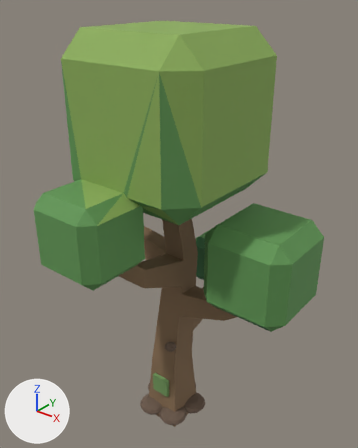
An edit to the glTF model assets/props/nature/tree_detailed.glb, drawn before and after from the same camera.
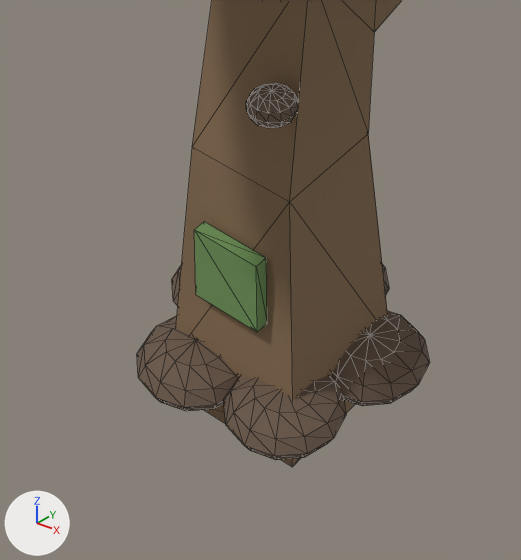
Each version appears first whole from a camera (50 mm lens) standing at (0.87, -1.05, 1.382) and looking at (-0.007, 0.046, 0.702), and next in a close-up on the part from 31% to 63% of the width and 72% to 100% of the height. Every picture has the same lights, and +X, +Y and +Z are marked at lower left. The older version's two pictures come first. The close-ups show mesh edges as thin lines. Where no turn or scale is listed for an object, it has been applied to the vertices. Vertices at exactly the same position are counted once.

Names of what the first close-up shows: 'tree_detailed'.
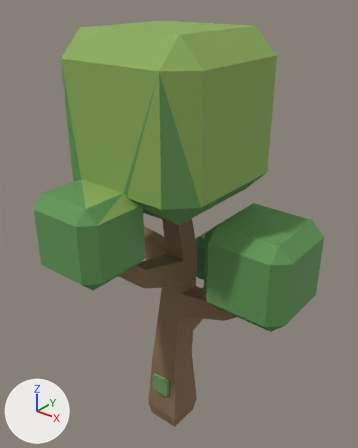
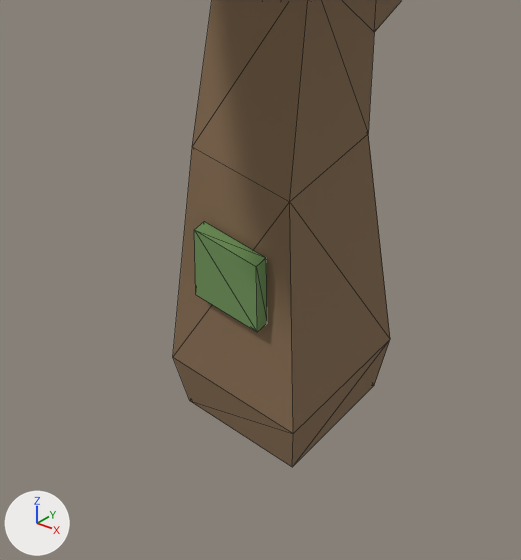
Pixel boxes [x1, y1, x2, y2] of what changed, in the close-ups (521 x 560 px):
```json
{"object": "tree_detailed", "change": "reshaped", "before": [137, 0, 430, 467], "after": [173, 0, 402, 467]}
{"part": 1, "of": "me_mesh_tree_detailed", "change": "deleted", "before": [137, 83, 430, 460], "on screen": "brown"}
```

Scene script edits in JSON lines:
```json
{"block": "me_mesh_tree_detailed", "where": "# used by ob_tree_detailed; location = (0.0, 0.0, -0.05)"}
{"op": "remove", "block": "me_mesh_tree_detailed", "code": "me_mesh_tree_detailed.from_pydata(...)  # 578 vertices, 1134 faces; spans x -0.432..0.415, y -0.389..0.372, z 0.0..1.332"}
{"op": "add", "block": "me_mesh_tree_detailed", "code": "me_mesh_tree_detailed.from_pydata(...)  # 206 vertices, 414 faces; spans x -0.432..0.415, y -0.389..0.372, z 0.0..1.332"}
{"block": "me_mesh_tree_detailed", "change": "me_mesh_tree_detailed part 1: 6 loose pieces with 372 vertices, spanning x -0.121..0.117, y -0.112..0.122, z 0.04..0.37, are deleted"}
{"op": "remove", "block": "me_mesh_tree_detailed", "code": "me_mesh_tree_detailed.materials.append(mat_barkdark_006)  # brown #6c594b"}
```
